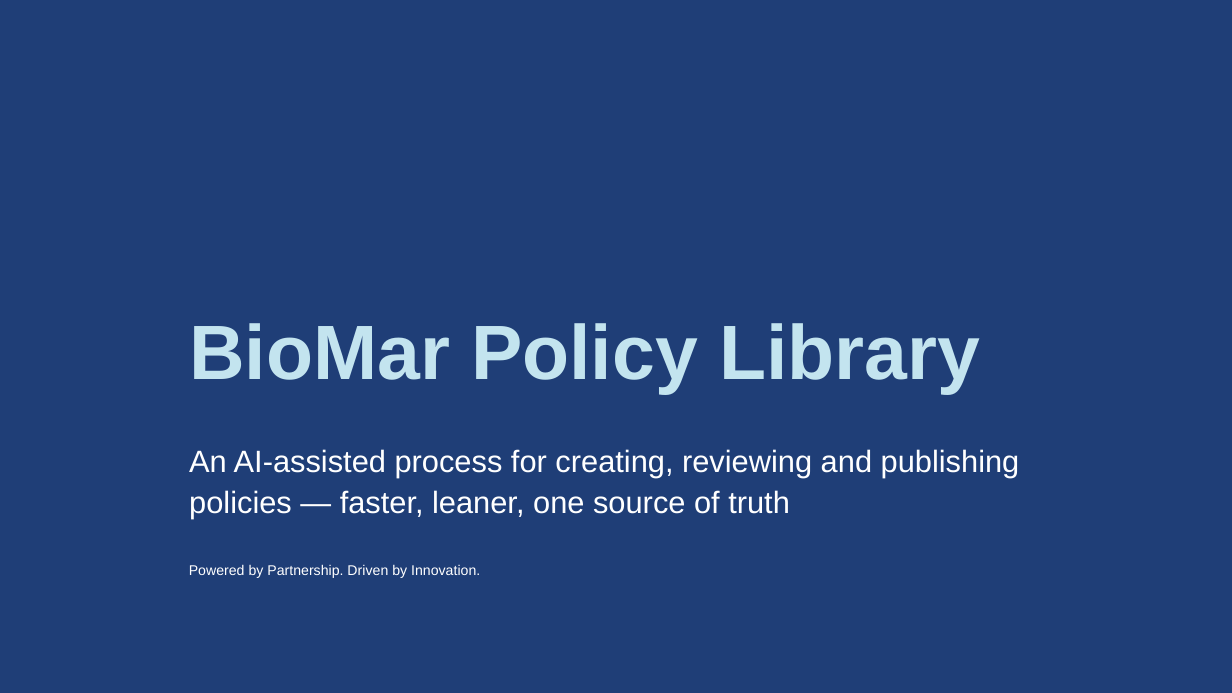
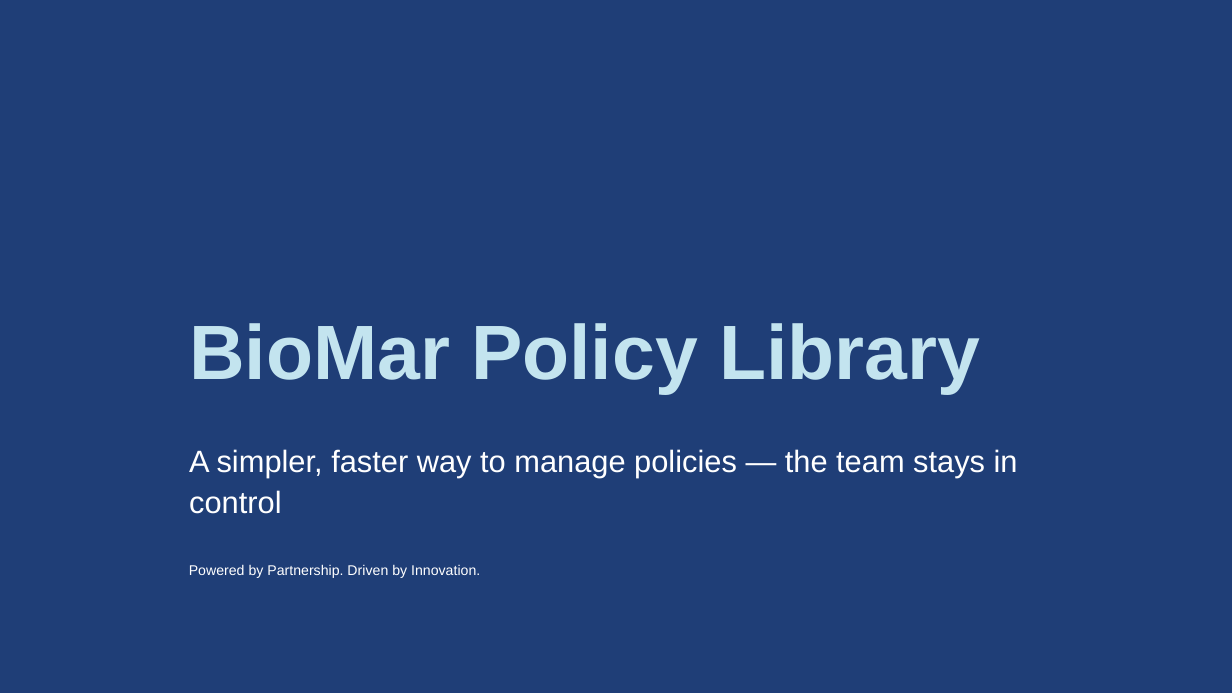
Before and after one commit to Biomar-digital/copmapny-timeline, a slide deck: slide 1 of BioMar_Policy_Library_2026.pptx. Drawn at 1232x693 pixels with LibreOffice and Linux fonts; fonts in the diff are those of the drawing; background and template pictures are left out. Boxes give left, top, right and bottom in pixels: in the first picture for what was removed or moved away, otherwise in the second. Text is boxed around its words. In the diff, an @@ line names an element or a change of style, - is before the commit and + after.

```diff
--- a/BioMar_Policy_Library_2026.pptx
+++ b/BioMar_Policy_Library_2026.pptx
@@ subtitle at bbox=[189, 449, 1018, 514]: text changed @@
-An AI-assisted process for creating, reviewing and publishing policies — faster, leaner, one source of truth
+A simpler, faster way to manage policies — the team stays in control
```
Also in this commit, not shown: 5 other slides changed, 1 slide added, 6 slides removed.
